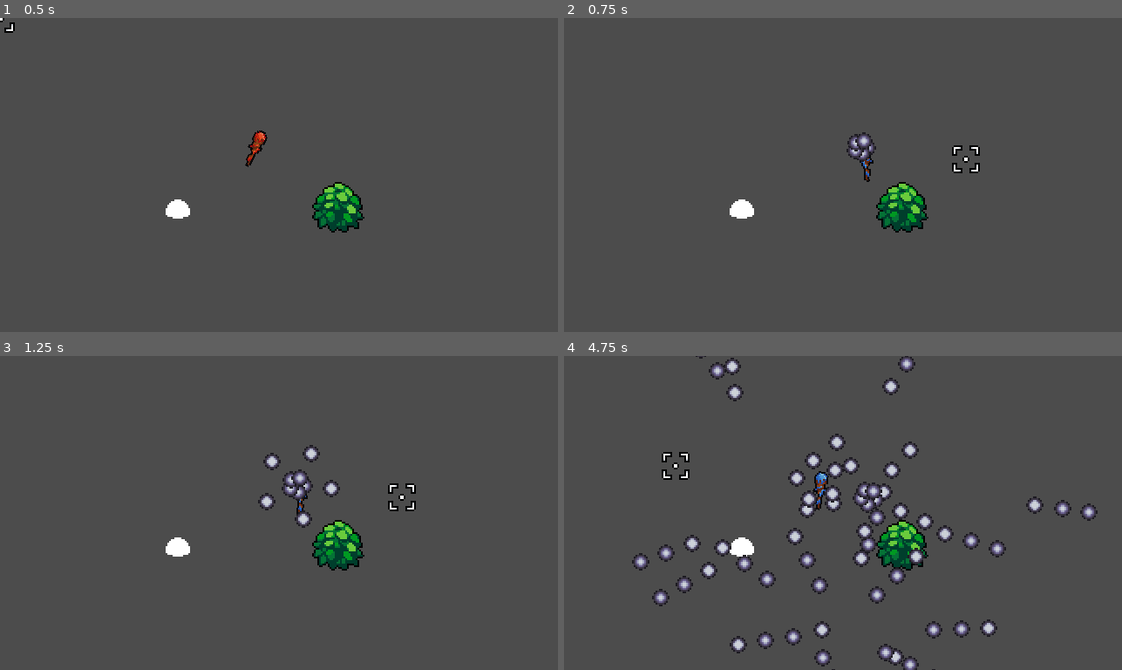
Above: before the commit, frames 1-4 (two rows, left to right).
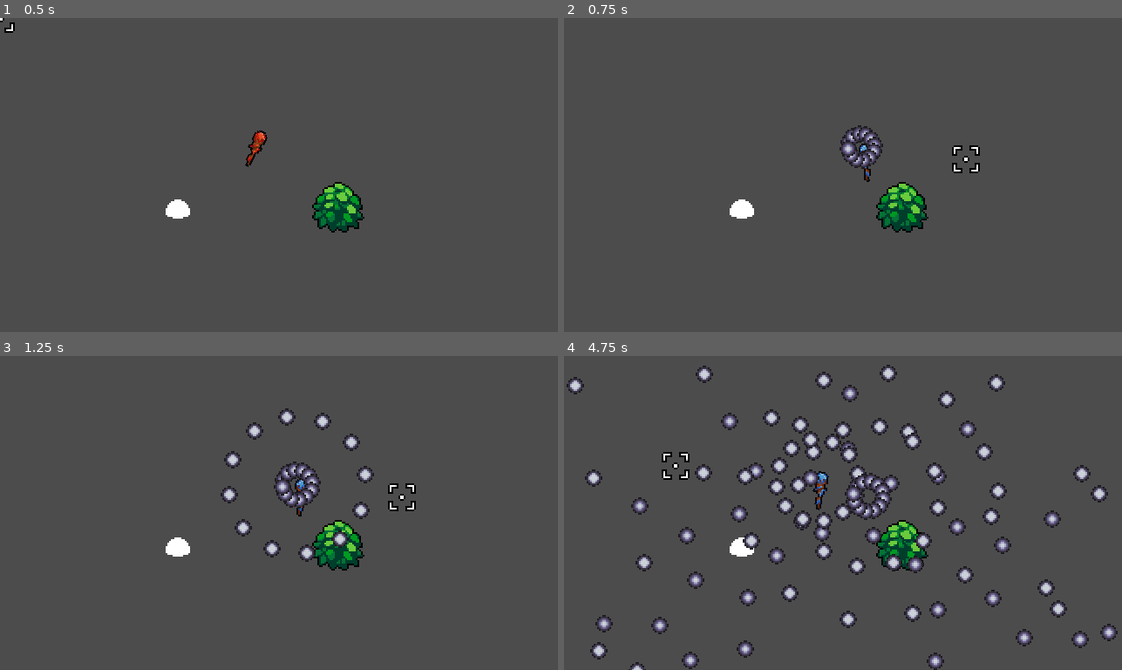
Above: after the commit, the same moments.

Repository: Triceru179/GameJam5
Game: Godot game, scene res://Main.tscn
Same seed, same stepped clock (60 frames per second), same inputs: the game is played once before the commit and once after it.
Inputs (mouse positions are in pixels of both pictures, inside the frame that each line leads up to):
- Up to frame 1 (0.5 s): no input
- Up to frame 2 (0.75 s): move the mouse to (965, 159) at 0.52 s; hold E (action_color_swap_right) from 0.53 s (still down); click (965, 159) at 0.6 s
- Up to frame 3 (1.25 s): keep holding E (action_color_swap_right)
- Up to frame 4 (4.75 s): move the mouse to (731, 528) at 1.27 s; release E (action_color_swap_right) at 1.28 s; hold S (action_down) 1.28-2.03 s; click (731, 528) at 1.35 s; move the mouse to (898, 443) at 2.02 s; hold E (action_color_swap_right) 2.03-2.78 s; click (898, 443) at 2.1 s; move the mouse to (815, 575) at 2.77 s; hold W (action_up) 2.78-3.53 s; click (815, 575) at 2.85 s; move the mouse to (1010, 560) at 3.52 s; hold Q (action_color_swap_left) from 3.53 s (still down); click (1010, 560) at 3.6 s; move the mouse to (675, 465) at 4.27 s; click (675, 465) at 4.35 s

Frame 1 is identical in both runs. In frame 2, 0.6% of the frame differs, in the area x 49-58%, y 34-49%; in frame 3, 2.1%; in frame 4, 11%, in the area x 0-100%, y 0-100%.

Commit message:
Some rafactoring
Refactored attack spawner's spawning logic.
Removed projectiles vector from attack_data and changed to a resource field
with the number of projectiles to spawn.

Diff:
--- a/actors/attacks/attack_data.gd
+++ b/actors/attacks/attack_data.gd
@@ -1,5 +1,6 @@
 extends Resource
 class_name AttackData
 
-export(Array, Resource) var projectiles = []
+export(Resource) var projectile_data = null
+export(int) var number_of_projectiles = 1
 export(float, 0, 360) var spread = 0
--- a/actors/attacks/attack_datas/CircleAttack1.tres
+++ b/actors/attacks/attack_datas/CircleAttack1.tres
@@ -1,9 +1,10 @@
 [gd_resource type="Resource" load_steps=3 format=2]
 
 [ext_resource path="res://actors/attacks/attack_data.gd" type="Script" id=1]
-[ext_resource path="res://projectile/projectiles_data/Slow.tres" type="Resource" id=2]
+[ext_resource path="res://projectile/projectiles_data/Fast.tres" type="Resource" id=2]
 
 [resource]
 script = ExtResource( 1 )
-projectiles = [ ExtResource( 2 ), ExtResource( 2 ), ExtResource( 2 ), ExtResource( 2 ), ExtResource( 2 ) ]
+projectile_data = ExtResource( 2 )
+number_of_projectiles = 12
 spread = 360.0
--- a/world/attack_spawner/attack_spawner.gd
+++ b/world/attack_spawner/attack_spawner.gd
@@ -15,22 +15,21 @@
 		var rotation_step = 0
 		var proj_initial_rot = 0
 
-		if attack_data.spread == 360:
-			rotation_step = attack_data.spread / attack_data.projectiles.size()
-			proj_initial_rot = dir.angle()
-		else:
-			rotation_step = attack_data.spread / (attack_data.projectiles.size() - 1)
-			proj_initial_rot = dir.angle() - deg2rad(attack_data.spread / 2)
+		rotation_step = deg2rad(attack_data.spread / attack_data.number_of_projectiles)
+		proj_initial_rot = dir.angle()
+		proj_initial_rot += (0 if attack_data.number_of_projectiles % 2 != 0
+				else rotation_step / 2)
 
-		for i in range(attack_data.projectiles.size()):
+		for i in range(-attack_data.number_of_projectiles / 2,
+				attack_data.number_of_projectiles / 2 + attack_data.number_of_projectiles % 2):
 			var proj = PROJECTILE_SCENE.instance()
-			var angle = proj_initial_rot + deg2rad(rotation_step * i)
+			var angle = proj_initial_rot + rotation_step * i
 			var rot_vec = Vector2(cos(angle), sin(angle))
 
 			proj_node.add_child(proj)
 
 			proj.position = position
-			proj.setup_projectile(attack_data.projectiles[i],
+			proj.setup_projectile(attack_data.projectile_data,
 				rot_vec, collision_layer)
 
 		dir = dir.rotated(deg2rad(pattern.rotation_per_attack))
